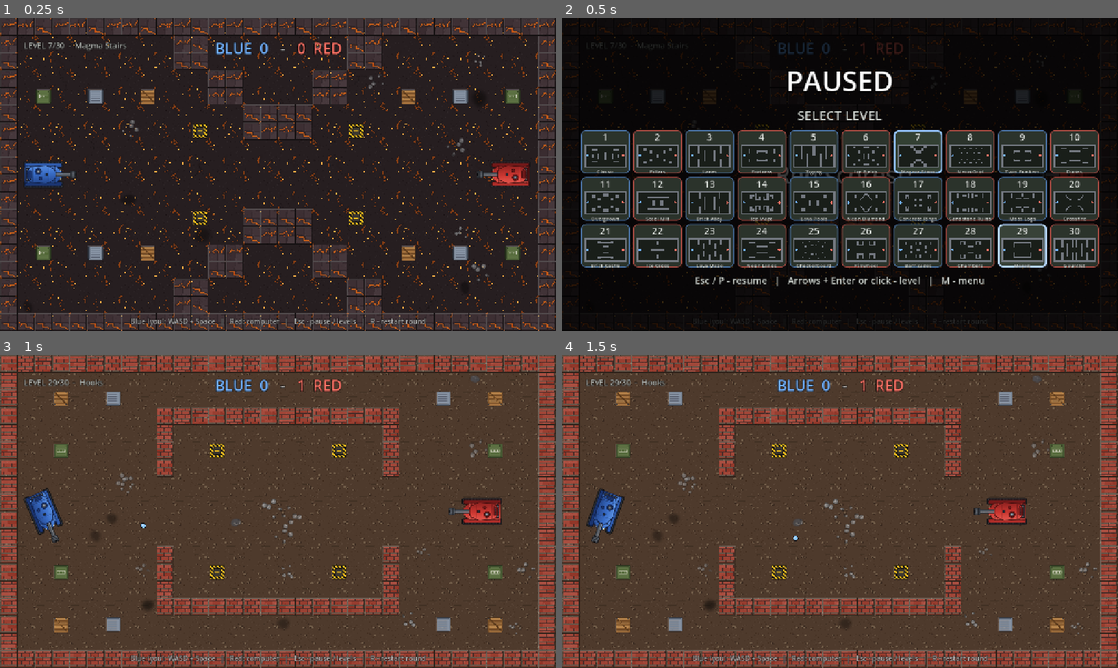
Above: before the commit, frames 1-4 (two rows, left to right).
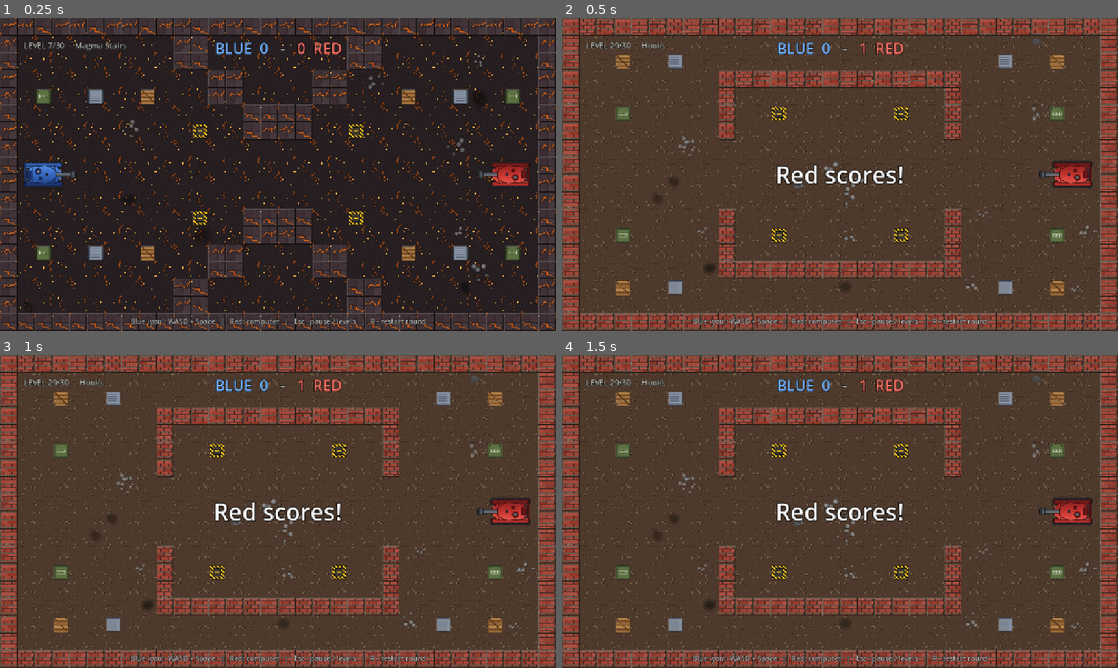
Above: after the commit, the same moments.

Repository: TimDev7/tank-game
Game: Godot game, scene res://tools/menu_selftest.tscn
Two runs of this game, one before a commit and one after it. Both use one fixed random seed, a clock stepped at 60 frames per second and the inputs below. This scene is started directly instead of the project's main scene.
Inputs (mouse positions are in pixels of both pictures, inside the frame that each line leads up to):
- Up to frame 1 (0.25 s): no input
- Up to frame 2 (0.5 s): no input
- Up to frame 3 (1 s): tap Enter at 0.5 s; move the mouse to (400, 495) at 0.52 s; hold D (p1_right) from 0.53 s (still down); tap Space (p1_fire) at 0.6 s; click (400, 495) at 0.67 s
- Up to frame 4 (1.5 s): release D (p1_right) at 1.25 s; drag from (728, 527) to (812, 574) at 1.27 s

Frame 1 is identical in both runs. In frame 2, 98% of the frame differs, in the area x 0-100%, y 0-100%; in frame 3, 2.3%; in frame 4, 2.6%.

Commit message:
Import new arena art, name crate physics layer, fix menu selftest key events
Co-Authored-By: Claude Sonnet 5.5 <noreply@anthropic.com>

Diff:
--- a/project.godot
+++ b/project.godot
@@ -102,6 +102,7 @@
 2d_physics/layer_1="wall"
 2d_physics/layer_2="tank"
 2d_physics/layer_3="bullet"
+2d_physics/layer_4="crate"
 
 [rendering]
 
--- a/tools/menu_selftest.gd
+++ b/tools/menu_selftest.gd
@@ -125,6 +125,7 @@
 func _key(keycode: Key) -> void:
 	for pressed in [true, false]:
 		var ev := InputEventKey.new()
+		ev.keycode = keycode
 		ev.physical_keycode = keycode
 		ev.pressed = pressed
 		Input.parse_input_event(ev)
Not shown, added: game/arena/art/floor_5.png.import
Not shown, added: game/arena/art/floor_6.png.import
Not shown, added: game/arena/art/floor_7.png.import
Not shown, added: tools/dump_levels.gd.uid
